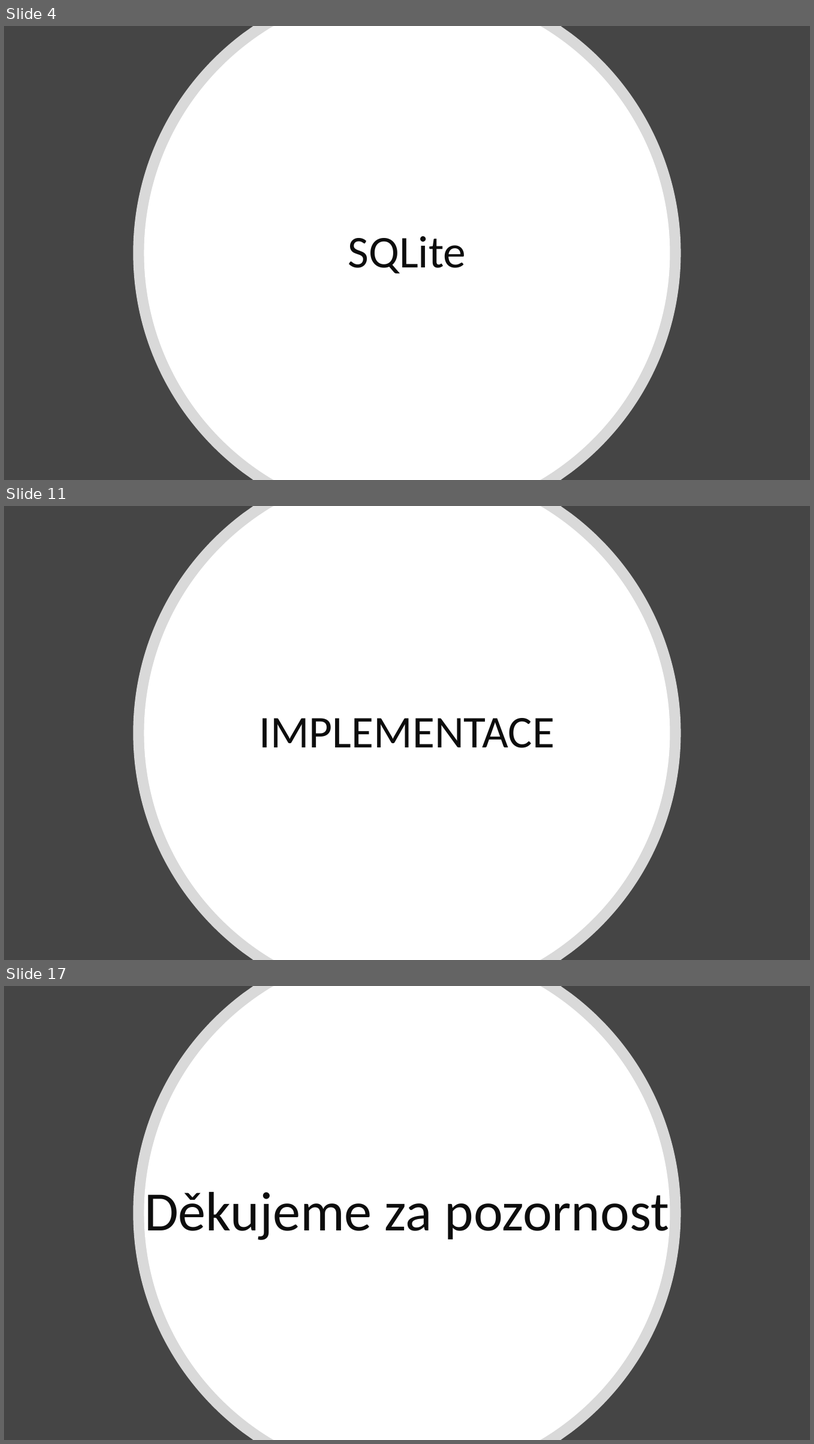
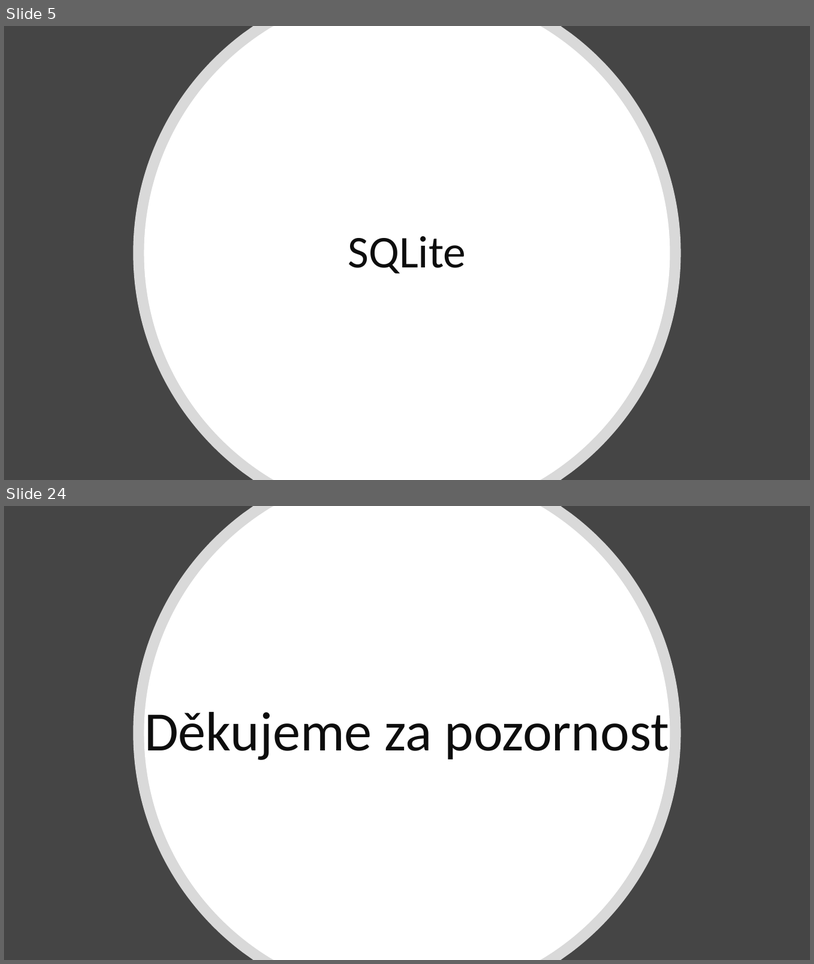
Before and after one commit to cink01/PMP, a slide deck: Prezentace_2.pptx. Shown one above the other, each under a label of ours: slides 4, 11 and 17 before the commit, slides 5 and 24 after it; the slides between them are not shown. The pictures are 814x1444 and 814x964 pixels, drawn with LibreOffice and Linux fonts; fonts in the diff are those of the drawing. Boxes give left, top, right and bottom in pixels: in the first picture for what was removed or moved away, otherwise in the second. Text is boxed around its words. In the diff, an @@ line names an element or a change of style, - is before the commit and + after.

```diff
--- a/Prezentace_2.pptx
+++ b/Prezentace_2.pptx
@@ slide 11 removed at bbox=[4, 506, 810, 960], background #454545 @@
@@ freeform shape removed at bbox=[134, 506, 681, 960] @@
@@ freeform shape removed at bbox=[144, 506, 671, 960] @@
@@ title removed at bbox=[259, 718, 555, 748] @@
-IMPLEMENTACE
@@ what was slide 4 is now slide 5 @@
@@ what was slide 17 is now slide 24 @@
```
Also in this commit, not shown: 4 slides changed, 17 slides added, 9 other slides removed.
